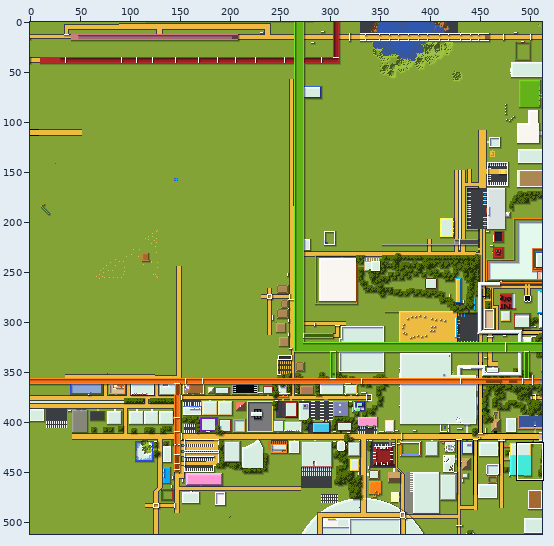
One commit to this sprite sheet: tiles/-1,-1.png. The first picture is a wide view before the edit; the outline marks the close-up.
Close-up. Earlier state:
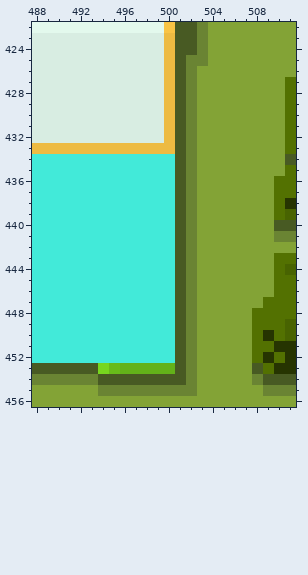
The file is 512x512 pixels. Colours within 5 levels of each other are drawn and written as one. Shown: x 488..511, y 422..456. The commit also changed other parts of the picture, which this record leaves out.
Now the later version:
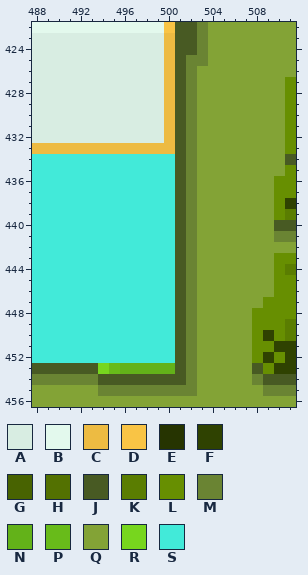
Palette (. is transparent): A #d8ede2  B #e3f9ed  C #edbb42  D #f9c445  E #263401  F #2f4201  G #486301  H #537101  J #485a23  K #5a7d01  L #678f01  M #6a8433  N #63b219  P #68bb1a  Q #83a336  R #77d61e  S #42ead9
The edit:
y 427..433: x 511 H -> L
y 435: x 511 H -> L
y 436..437: x 510..511 HH -> LL
y 438: x 510..511 HE -> LF
y 439: x 510..511 HG -> LK
y 443: x 510..511 HH -> LL
y 444: x 510..511 HG -> LK
y 445..446: x 510..511 HH -> LL
y 447: x 509..511 HHH -> LLL
y 448: x 508..511 HHHH -> LLLL
y 449: x 508..511 HHHG -> LLLK
y 450: x 508..511 HEHG -> LFLK
y 451: x 508..511 HHEE -> LLFF
y 452: x 508..511 HEHE -> LFLF
y 453: x 509..511 HEE -> LFF
